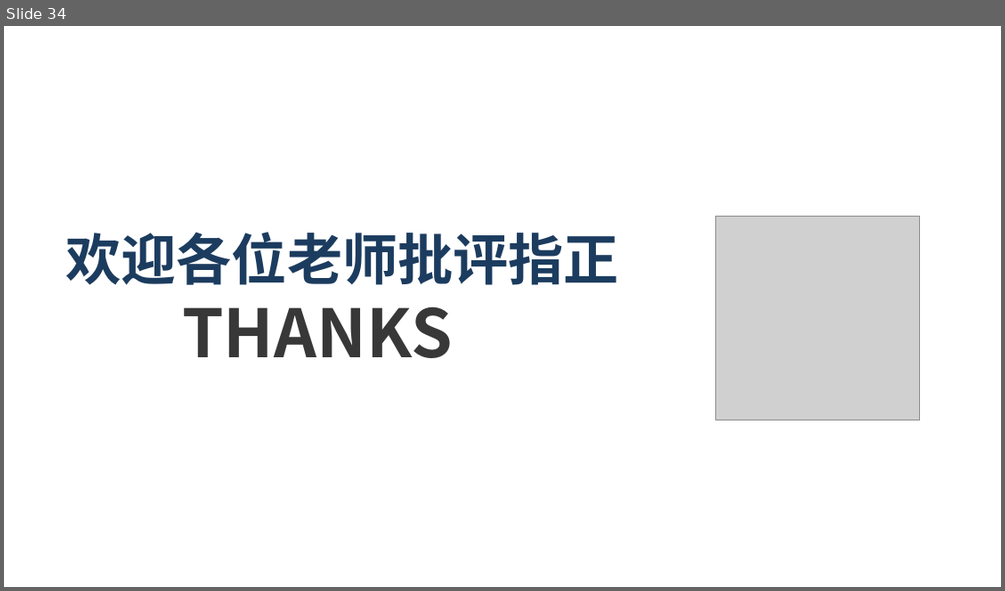
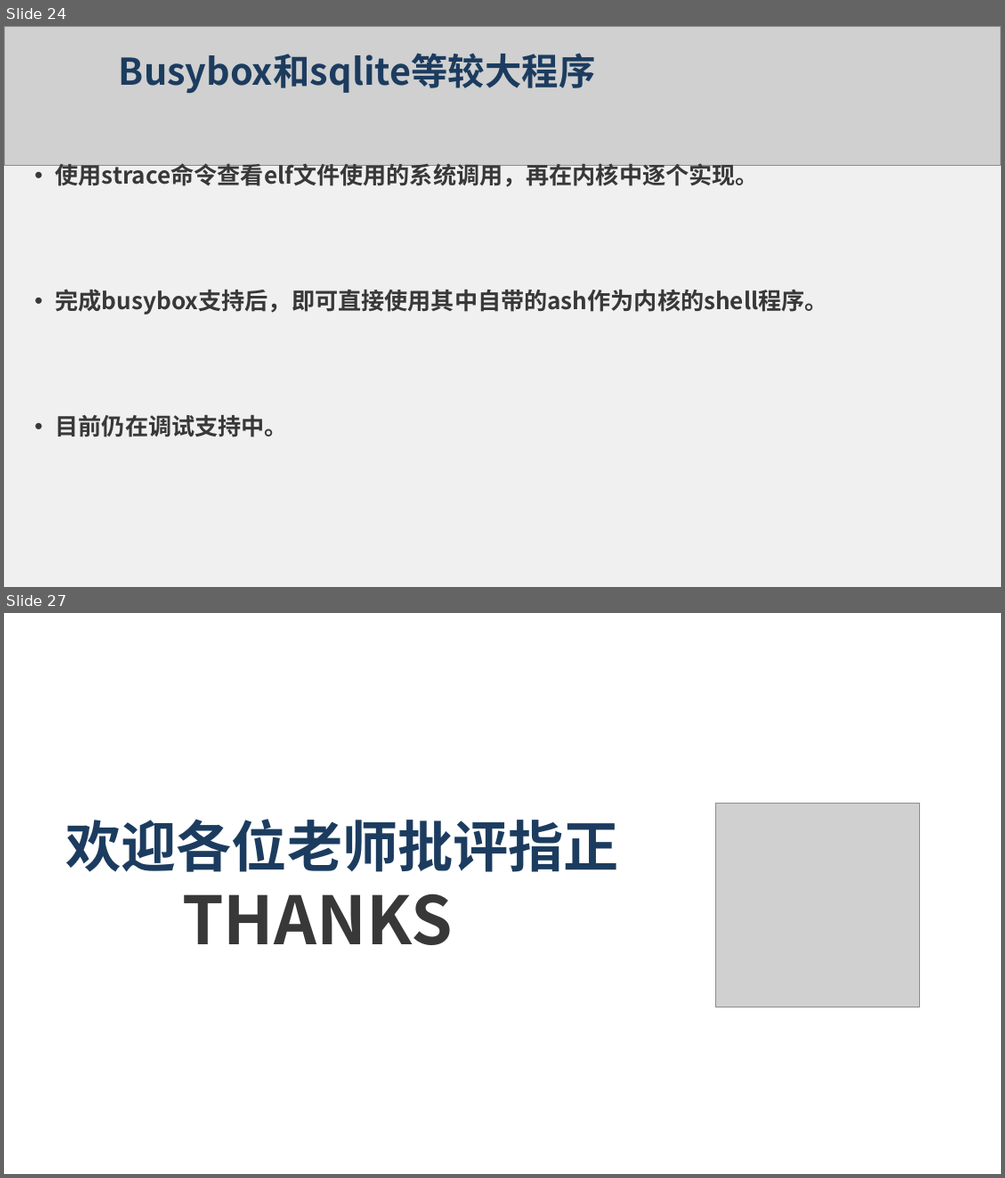
Before and after one commit to flying-rind/mini-Rust-os, a slide deck: tutorial/一种基于Rust语言的操作系统内核服务可靠性增强设计与实现.pptx. Shown one above the other, each under a label of ours: slide 34 before the commit, slides 24 and 27 after it; the slides between them are not shown. The pictures are 1005x591 and 1005x1178 pixels, drawn with LibreOffice and Linux fonts; fonts in the diff are those of the drawing; grey boxes stand for pictures; background and template pictures are left out. Boxes give left, top, right and bottom in pixels: in the first picture for what was removed or moved away, otherwise in the second. Text is boxed around its words. In the diff, an @@ line names an element or a change of style, - is before the commit and + after.

```diff
--- a/tutorial/一种基于Rust语言的操作系统内核服务可靠性增强设计与实现.pptx
+++ b/tutorial/一种基于Rust语言的操作系统内核服务可靠性增强设计与实现.pptx
@@ slide 24 added at (4, 26, 1001, 587), background #F0F0F0 @@
@@ picture added at (4, 26, 1001, 166) @@
@@ text added at (119, 53, 596, 94), 26.6 pt, text #1C3C5F, bold @@
+Busybox和sqlite等较大程序
@@ text added at (56, 163, 828, 437), 16.8 pt, text #383838, bold @@
+• 使用strace命令查看elf文件使用的系统调用，再在内核中逐个实现。
+• 完成busybox支持后，即可直接使用其中自带的ash作为内核的shell程序。
+• 目前仍在调试支持中。
@@ what was slide 34 is now slide 27 @@
```
Also in this commit, not shown: 19 slides changed, 3 other slides added, 11 slides removed, 1 other file.
